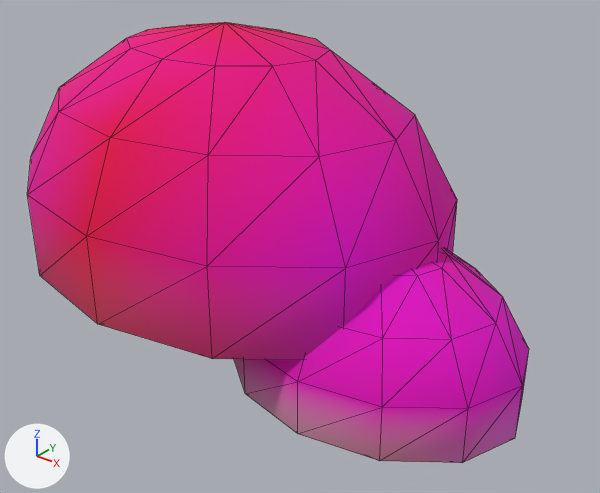
Renders of the glTF model ArtSource/Exports/Environment/Cloud_03.glb from each side of a commit.
Rendered twice from a camera (50 mm lens) standing at (2.86, -3.11, 2.55) and looking at (0.35, 0.02, 0.61). The axes (+X, +Y, +Z) are drawn at lower left. The lights are the same throughout. The picture after the commit comes second. Mesh edges are drawn as thin lines.

Script lines for the objects in view, before the commit:
```python
me_cloud_03 = bpy.data.meshes.new('Cloud_03')
me_cloud_03.from_pydata(...)  # 222 vertices, 432 faces; spans x -1.73..1.7, y -1.01..0.94, z 0.0..1.74
me_cloud_03.materials.append(mat_m_env_cloud)
ob_cloud_03 = bpy.data.objects.new('Cloud_03', me_cloud_03)
ob_cloud_03.location = (0.0, 0.0, 0.0)
```
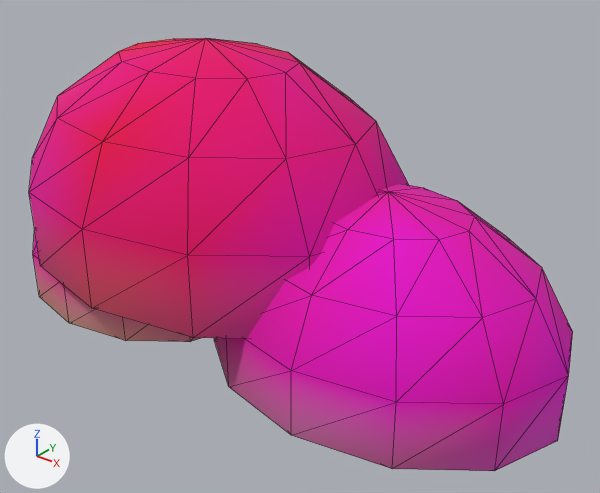
Pixel boxes [x1, y1, x2, y2] of what changed, in the pictures (600 x 493 px; the box of a moved part takes in the faces that stretch with it):
```json
{"object": "Cloud_03", "change": "reshaped, recoloured", "before": [27, 22, 529, 463], "after": [29, 38, 573, 471], "on screen": "8% wider"}
{"part": 1, "of": "me_cloud_03", "change": "moved or reshaped", "after": [33, 230, 201, 342], "on screen": "not visible before"}
{"part": 2, "of": "me_cloud_03", "change": "moved or reshaped", "before": [27, 22, 457, 360], "after": [29, 38, 409, 339]}
{"part": 3, "of": "me_cloud_03", "change": "moved or reshaped", "before": [234, 249, 529, 463], "after": [214, 184, 573, 471]}
{"part": 4, "of": "me_cloud_03", "change": "recoloured", "before": [27, 22, 529, 463], "after": [29, 38, 573, 471]}
```

Edits to the scene script, one JSON object a line:
```json
{"block": "me_cloud_03", "where": "# used by ob_cloud_03; location = (0.0, 0.0, 0.0)"}
{"op": "remove", "block": "me_cloud_03", "code": "me_cloud_03.from_pydata(...)  # 222 vertices, 432 faces; spans x -1.73..1.7, y -1.01..0.94, z 0.0..1.74"}
{"op": "add", "block": "me_cloud_03", "code": "me_cloud_03.from_pydata(...)  # 222 vertices, 432 faces; spans x -1.56..1.87, y -0.92..0.88, z 0.0..1.64"}
{"block": "me_cloud_03", "change": "me_cloud_03 part 1: the loose piece of 74 vertices spanning x -1.73..0.24, y -0.56..0.92, z 0.0..1.06 is scaled about its middle by 0.805, then moved by (-0.02, -0.3, -0.1)"}
{"block": "me_cloud_03", "change": "me_cloud_03 part 2: the loose piece of 74 vertices spanning x -1.38..1.21, y -1.01..0.94, z 0.35..1.74 is scaled about its middle by 0.927, then moved by (-0.16, 0.02, -0.05)"}
{"block": "me_cloud_03", "change": "me_cloud_03 part 3: the loose piece of 74 vertices spanning x 0.08..1.7, y -0.67..0.54, z 0.0..0.87 is scaled about its middle by 1.21, then moved by (-0.01, 0.09, 0.09)"}
{"block": "me_cloud_03", "change": "me_cloud_03 part 4: 432 faces centred in x -1.69..1.66, y -0.96..0.89, z 0.0..1.67 are repainted in the vertex colours; the middle colour goes from pink #ff00be to pink #ff00bc"}
```
